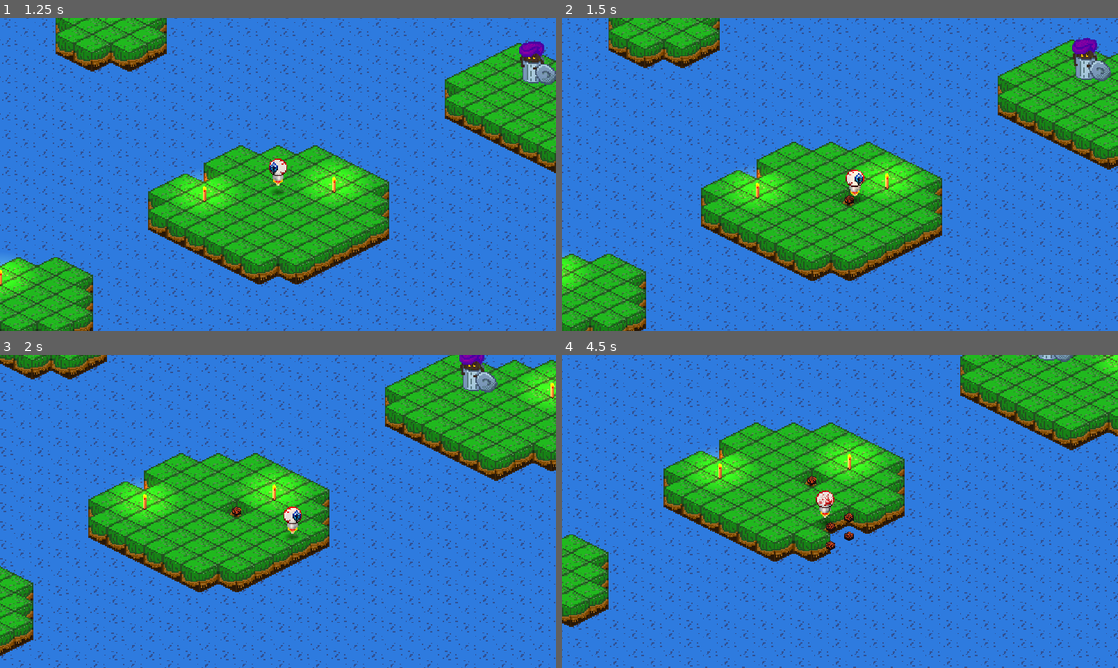
Above: before the commit, frames 1-4 (two rows, left to right).
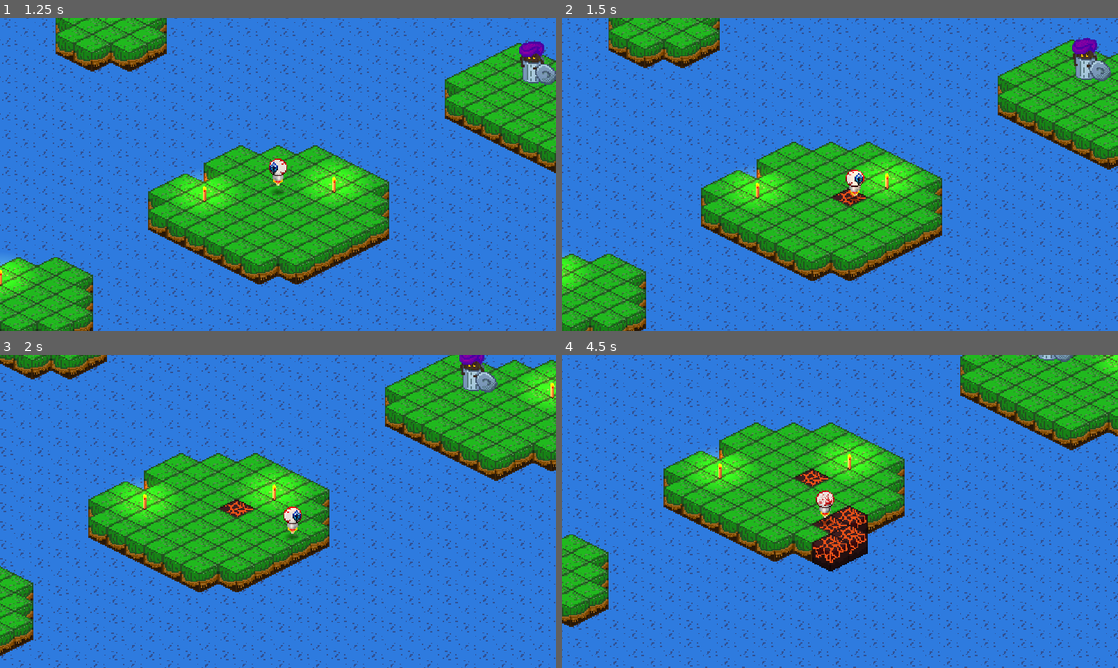
Above: after the commit, the same moments.

Repository: Dakhota-R/GodotSVClone
Game: Godot game, scene res://scenes/mainMenu.tscn
The game is run twice, just before and just after one commit, with the same random seed, the same clock (stepped at 60 frames per second) and the same inputs.
Inputs:
- Up to frame 1 (1.25 s): click "Start Game" at 0.5 s
- Up to frame 2 (1.5 s): hold Right (ui_right) from 1.28 s (still down); tap E (Interact) at 1.35 s
- Up to frame 3 (2 s): keep holding Right (ui_right)
- Up to frame 4 (4.5 s): release Right (ui_right) at 2.03 s; hold Down (ui_down) 2.03-2.78 s; tap E (Interact) every 0.75 s from 2.1 to 4.35 s; hold Right (ui_right) 2.78-3.53 s; hold Up (ui_up) 3.53-4.28 s; hold Left (ui_left) from 4.28 s (still down)

Frame 1 is identical in both runs. In frame 2, 0.2% of the frame differs, in the area x 48-55%, y 54-60%; in frame 3, 0.2%; in frame 4, 1.6%, in the area x 41-55%, y 36-70%.

Commit message:
feat/add-player-direction-saving
Save now saves anim_flip and anim_side

Diff:
--- a/scenes/root.tscn
+++ b/scenes/root.tscn
@@ -84,46 +84,6 @@
 sources/0 = SubResource("TileSetAtlasSource_2j6e7")
 sources/1 = SubResource("TileSetAtlasSource_tir51")
 
-[sub_resource type="TileSetAtlasSource" id="TileSetAtlasSource_yalia"]
-texture = ExtResource("1_w1pcv")
-texture_region_size = Vector2i(32, 32)
-0:0/0 = 0
-0:0/0/texture_origin = Vector2i(0, -8)
-1:0/0 = 0
-1:0/0/texture_origin = Vector2i(0, -8)
-2:0/0 = 0
-2:0/0/texture_origin = Vector2i(0, -8)
-3:0/0 = 0
-3:0/0/texture_origin = Vector2i(0, -8)
-4:0/0 = 0
-4:0/0/texture_origin = Vector2i(0, -8)
-5:0/0 = 0
-5:0/0/texture_origin = Vector2i(0, -8)
-6:0/0 = 0
-6:0/0/texture_origin = Vector2i(0, -8)
-0:1/0 = 0
-0:1/0/texture_origin = Vector2i(0, -8)
-0:1/0/custom_data_0 = "Ground"
-1:1/0 = 0
-1:1/0/texture_origin = Vector2i(0, -8)
-1:1/0/custom_data_0 = "Ground"
-2:1/0 = 0
-2:1/0/texture_origin = Vector2i(0, -8)
-2:1/0/custom_data_0 = "Ground"
-3:1/0 = 0
-3:1/0/texture_origin = Vector2i(0, -8)
-3:1/0/custom_data_0 = "Ground"
-4:1/0 = 0
-4:1/0/texture_origin = Vector2i(0, -8)
-5:1/0 = 0
-6:1/0 = 0
-0:2/0 = 0
-1:2/0 = 0
-0:4/0 = 0
-1:4/0 = 0
-0:5/0 = 0
-1:5/0 = 0
-
 [sub_resource type="TileSetAtlasSource" id="TileSetAtlasSource_04did"]
 texture = ExtResource("6_33phc")
 texture_region_size = Vector2i(128, 128)
@@ -187,7 +147,6 @@
 tile_size = Vector2i(128, 64)
 custom_data_layer_0/name = "Type"
 custom_data_layer_0/type = 4
-sources/0 = SubResource("TileSetAtlasSource_yalia")
 sources/2 = SubResource("TileSetAtlasSource_byvut")
 sources/1 = SubResource("TileSetAtlasSource_04did")
 
--- a/scripts/pause_menu.gd
+++ b/scripts/pause_menu.gd
@@ -49,6 +49,8 @@
 	if not FileAccess.file_exists("user://savegame.save"):
 		return # no save exists
 
+	var player_node = rootNode.get_node("Objects/Player")
+
 	# copied tut comments:
 	# We need to revert the game state so we're not cloning objects
 	# during loading. This will vary wildly depending on the needs of a
@@ -75,18 +77,17 @@
 		var node_data = json.data
 		print(node_data)
 
-		# create object and add to tree
-		#var new_object = load(node_data["filename"]).instantiate()
-		#get_node(node_data["parent"]).add_child(new_object)
-		#print(str_to_var("Vector2i" + node_data["player_pos"]))
-		rootNode.get_node("Objects/Player").player_pos = str_to_var("Vector2i" + node_data["player_pos"])
+		# set player pos
+		player_node.player_pos = str_to_var("Vector2i" + node_data["player_pos"])
 		var new_player_location = rootNode.get_node("Ground").map_to_local(str_to_var("Vector2i" + node_data["player_pos"]))
 		new_player_location.y = new_player_location.y - 64
-		rootNode.get_node("Objects/Player").position = new_player_location
+		player_node.position = new_player_location
+		player_node.direction = node_data["direction"]
+		player_node.anim_side = node_data["anim_side"]
+		player_node.anim_flip = node_data["anim_flip"]
+
+		#unpause the game and close pause menu if open
 		get_tree().paused = false
-		#for i in node_data.keys():
-			#if i == "player_pos":
-				#continue
 		unpause()
 
 func unpause():
--- a/scripts/player.gd
+++ b/scripts/player.gd
@@ -199,7 +199,7 @@
 
 
 func test_change_tile(facing_tile):
-	rootNode.get_node("Ground").set_cell(facing_tile, 0, Vector2i(4, 1))
+	rootNode.get_node("Ground").set_cell(facing_tile, 1, Vector2i(4, 1))
 	tilemaps_dict.floor_tiles.append(facing_tile)
 
 func disable_dialog():
@@ -223,6 +223,9 @@
 		"filename" : self.get_scene_file_path(),
 		"parent" : rootNode.get_node("Objects").get_path(),
 		"player_pos" : player_pos,
+		"direction" : direction,
+		"anim_side" : anim_side,
+		"anim_flip" : anim_flip
 	}
 
 	return save_dict
Not shown: 1 places in scenes/root.tscn that only renumber resources
